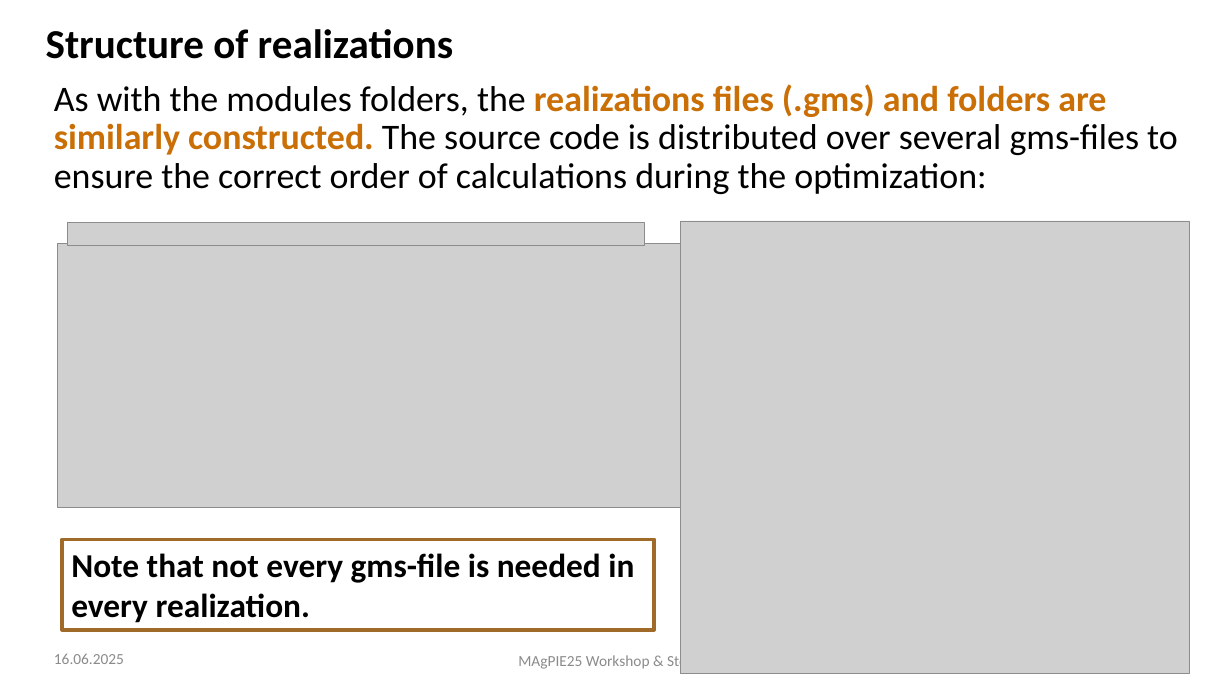
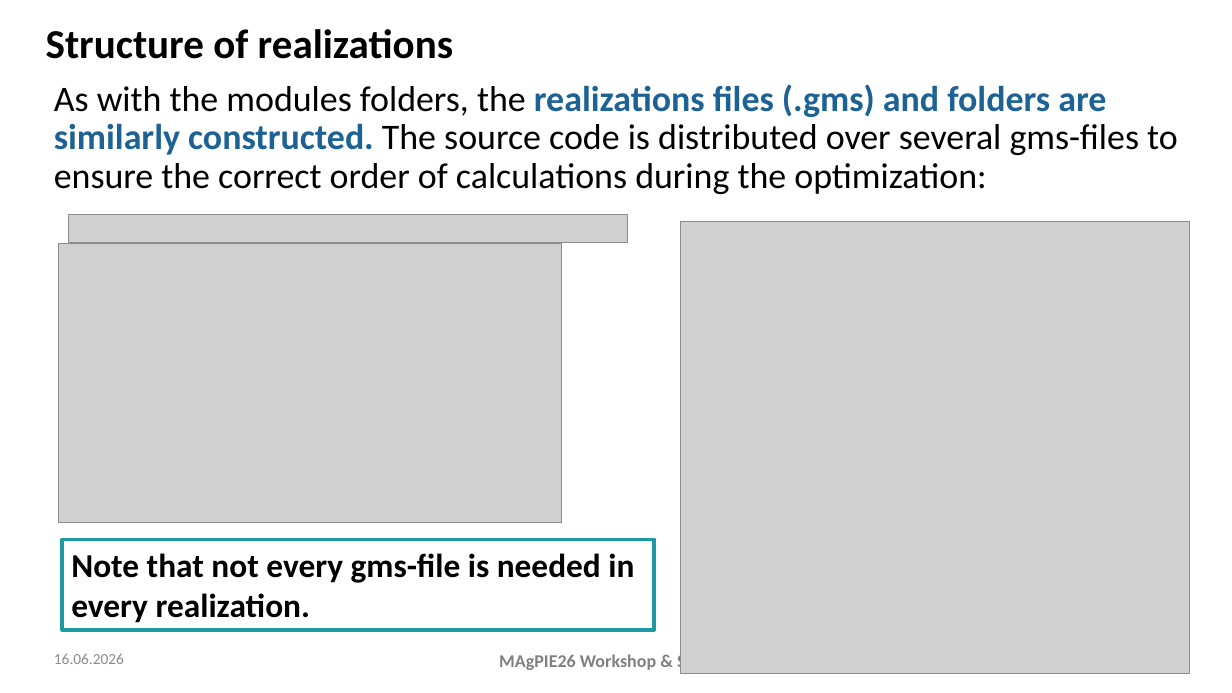
Before and after one commit to magpiemodel/magpiemodel.github.io, a slide deck: slide 7 of assets/slides/GAMS code, modules & realizations.pptx. Drawn at 1232x693 pixels with LibreOffice and Linux fonts; fonts in the diff are those of the drawing; grey boxes stand for pictures; background and template pictures are left out. Boxes give left, top, right and bottom in pixels: in the first picture for what was removed or moved away, otherwise in the second. Text is boxed around its words. In the diff, an @@ line names an element or a change of style, - is before the commit and + after.

Commit message:
updated tutorial slides in assets folder

```diff
--- a/assets/slides/GAMS code, modules & realizations.pptx
+++ b/assets/slides/GAMS code, modules & realizations.pptx
@@ text "As with the modules folders, ..." at (x1=54, y1=84, x2=1178, y2=194): text colour #CA6F06 to #1D6294 in "realizations files (.gms) and folders are similarly ..." @@
@@ picture resized from (x1=67, y1=223, x2=644, y2=246) to (x1=68, y1=214, x2=628, y2=242) @@
@@ picture resized from (x1=57, y1=243, x2=700, y2=507) to (x1=58, y1=243, x2=562, y2=522) @@
@@ rectangle "Note that not every gms-file ..." at (x1=62, y1=540, x2=654, y2=630): outline #A06A29 3 pt to #1D9BA1 3 pt @@
@@ text at (x1=54, y1=653, x2=124, y2=664): text changed @@
-16.06.2025
+16.06.2026
@@ text at (x1=499, y1=653, x2=728, y2=673): text changed; size 12 to 14 pt; text colour #8C8C8C to #808080; bold on @@
-MAgPIE25 Workshop & Stories
+MAgPIE26 Workshop & Stories
```
Also in this commit, not shown: 11 other slides changed, 1 slide added.
